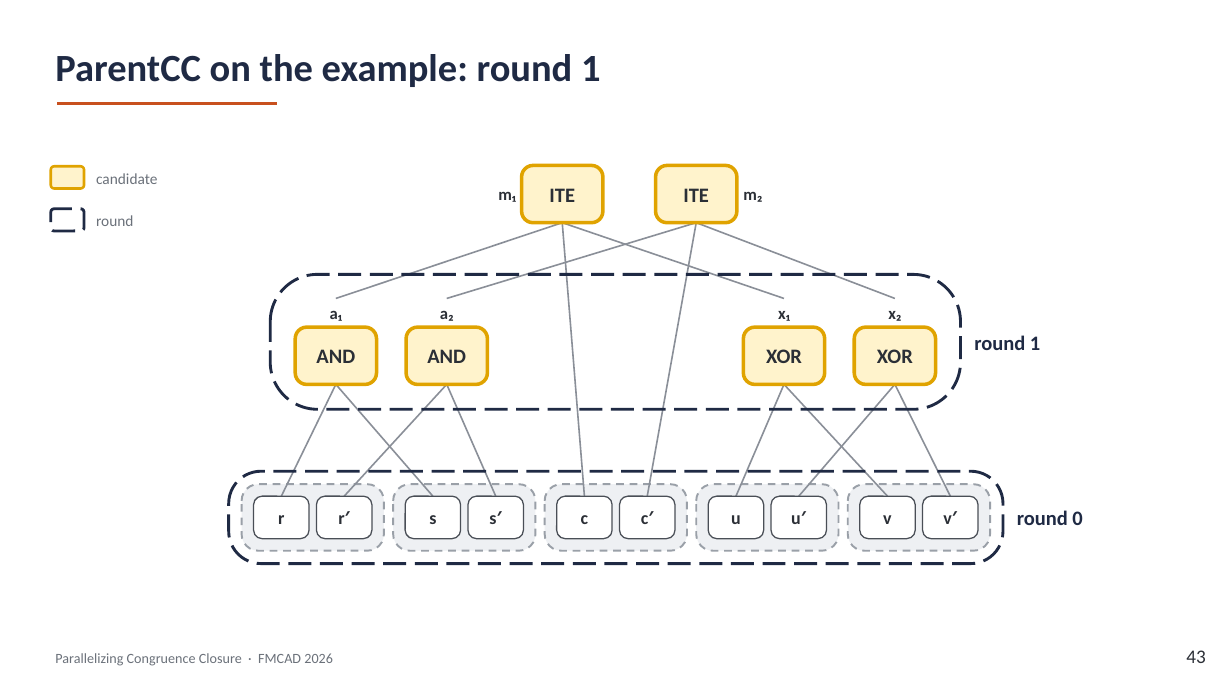
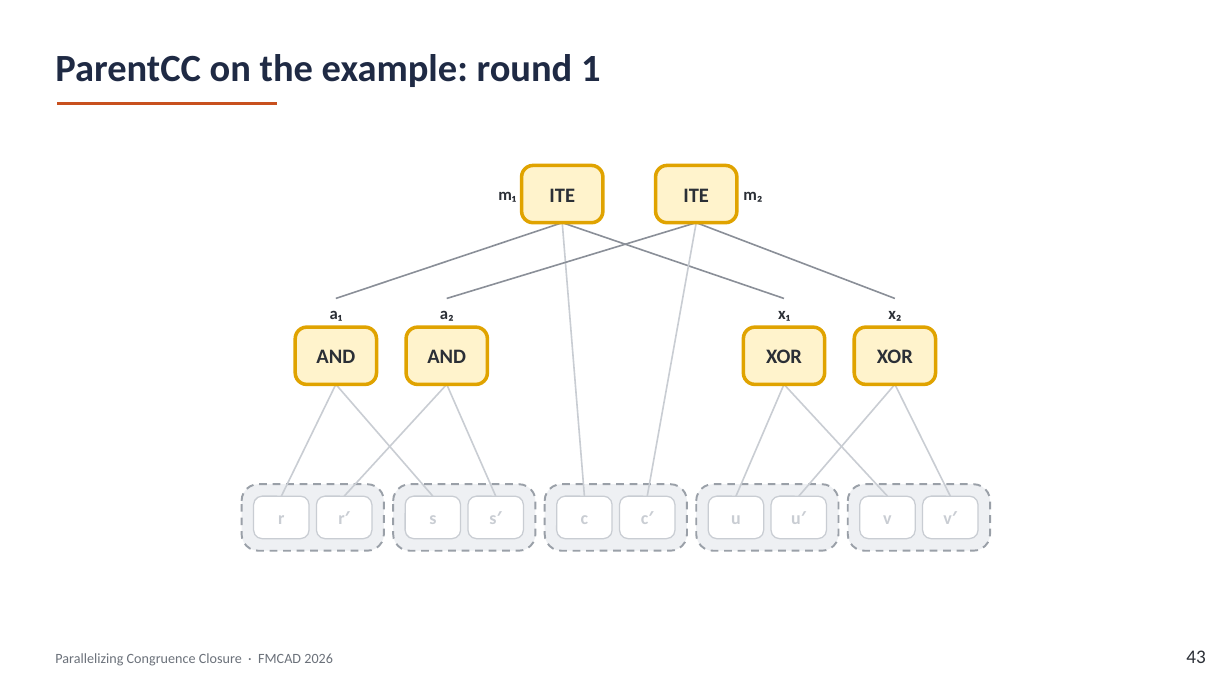
Before and after one commit to amarshah1/parallelcc-paper, a slide deck: slide 43 of slides/parallelcc-part1.pptx. Drawn at 1232x693 pixels with LibreOffice and Linux fonts; fonts in the diff are those of the drawing. Boxes give left, top, right and bottom in pixels: in the first picture for what was removed or moved away, otherwise in the second. Text is boxed around its words. In the diff, an @@ line names an element or a change of style, - is before the commit and + after.

```diff
--- a/slides/parallelcc-part1.pptx
+++ b/slides/parallelcc-part1.pptx
@@ rounded rectangle removed at [51, 166, 84, 189] @@
@@ text removed at [96, 173, 157, 184] @@
-candidate
@@ rounded rectangle removed at [51, 209, 84, 231] @@
@@ text removed at [96, 215, 133, 226] @@
-round
@@ line (562, 223) - (584, 496): stroke #8A8F98 1.25 pt to #C9CDD3 1.25 pt @@
@@ line (697, 223) - (647, 496): stroke #8A8F98 1.25 pt to #C9CDD3 1.25 pt @@
@@ rounded rectangle removed at [270, 274, 960, 409] @@
@@ text removed at [974, 335, 1040, 350] @@
-round 1
@@ line (335, 384) - (281, 496): stroke #8A8F98 1.25 pt to #C9CDD3 1.25 pt @@
@@ line (335, 384) - (433, 496): stroke #8A8F98 1.25 pt to #C9CDD3 1.25 pt @@
@@ line (446, 384) - (344, 496): stroke #8A8F98 1.25 pt to #C9CDD3 1.25 pt @@
@@ line (446, 384) - (496, 496): stroke #8A8F98 1.25 pt to #C9CDD3 1.25 pt @@
@@ line (784, 384) - (736, 496): stroke #8A8F98 1.25 pt to #C9CDD3 1.25 pt @@
@@ line (784, 384) - (888, 496): stroke #8A8F98 1.25 pt to #C9CDD3 1.25 pt @@
@@ line (895, 384) - (799, 496): stroke #8A8F98 1.25 pt to #C9CDD3 1.25 pt @@
@@ line (895, 384) - (951, 496): stroke #8A8F98 1.25 pt to #C9CDD3 1.25 pt @@
@@ rounded rectangle removed at [228, 471, 1003, 564] @@
@@ text colour #2B2F36 to #C9CDD3; outline #4A4F57 1 pt to #C9CDD3 1 pt in 10 elements at [254, 496, 310, 539], [316, 496, 372, 539], [405, 496, 460, 539], [469, 496, 524, 539], [556, 496, 612, 539], [620, 496, 676, 539], [709, 496, 764, 539], [771, 496, 826, 539], [860, 496, 915, 539], [922, 496, 978, 539] @@
@@ text removed at [1017, 510, 1082, 525] @@
-round 0
```
Also in this commit, not shown: 7 other slides changed, 1 other file.
